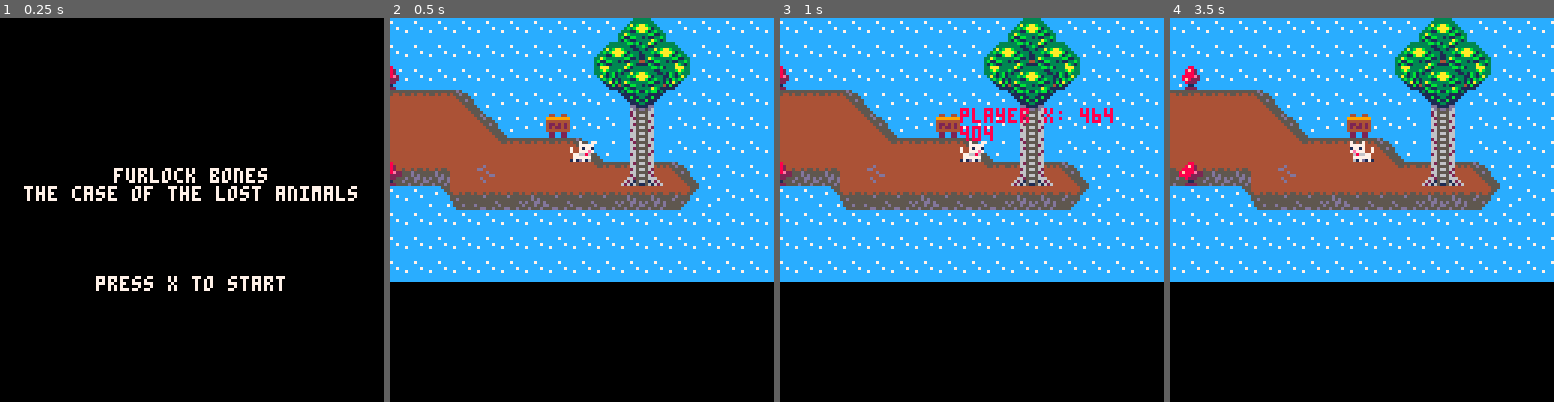
Above: before the commit, frames 1-4 (left to right).
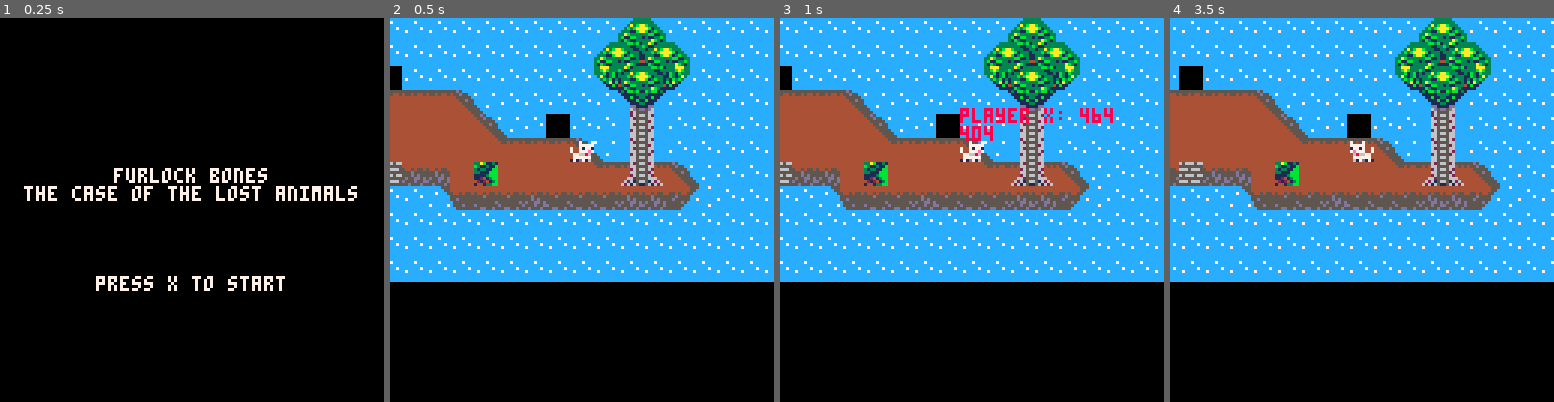
Above: after the commit, the same moments.

Repository: Mackeriah/FurlockBones-game
Game: PICO-8 cartridge furlock bones.p8
Two runs of this game, one before a commit and one after it. Both use one fixed random seed, a clock stepped at 60 frames per second and the inputs below.
Inputs:
- Up to frame 1 (0.25 s): no input
- Up to frame 2 (0.5 s): tap X (X key) at 0.33 s
- Up to frame 3 (1 s): tap O (Z key) at 0.7 s
- Up to frame 4 (3.5 s): tap X (X key) at 1.07, 1.85, 2.97 s; hold Right 1.6-2.1 s; tap O (Z key) every 0.4 s from 1.7 to 3.3 s; hold Up 2.15-2.42 s; hold Right 2.47-3.03 s; hold Left from 3.08 s (still down)

Frame 1 is identical in both runs. In frame 2, 1.1% of the frame differs, in the area x 0-47%, y 12-44%; in frame 3, 1.1%; in frame 4, 1.5%, in the area x 2-53%, y 12-44%.

Commit message:
reorganising sprites

Diff:
--- a/furlock bones.p8
+++ b/furlock bones.p8
@@ -215,7 +215,7 @@
 	brian={}
 	brian.x = 74
 	brian.y = 24
-	brian.sprite = 6
+	brian.sprite = 5
 	brian.speed = 0.2
 	brian.direction = -1
 end
@@ -756,7 +756,7 @@
 
 
 __gff__
-0000000000000200800000000000010100010101800000000100000000000001000100000101010000000000010000000001000100000000000000000000000000000101000000010100000000000101000001010000000000000000000000010101000000000000000000000000010001010000000000000000000000000100
+0000000000020000800000000000010100010180800100000100000000000001010001010101010100000000010000000001000100000101000000000000000000000101000000010100000000000101000001010000000000000000000000010101000100000000000000000000010001010001000000000000000000000100
 0101000001000001010100000000000001010000010000010101000000000000010101010100000001010000000000000101010001010000010101000000000000000000000000000000000000000000000000000000000000000000000000000000000000000000000000000000000000000000000000000000000000000000
 __map__
 262626262626262626262626262626262626262626262626262626262626262626262626262626260f0f0f0f0f0f0f0f0f0f0f0f0f0f0f0f0f0f0f0f80810f0f0f0f0f00000000000000000000000000000000000000000000000000000000000000000000000000000000000000000000000000000000000000000000000000
Not shown, changed: 64 lines of the sprite sheet (__gfx__) section of furlock bones.p8
